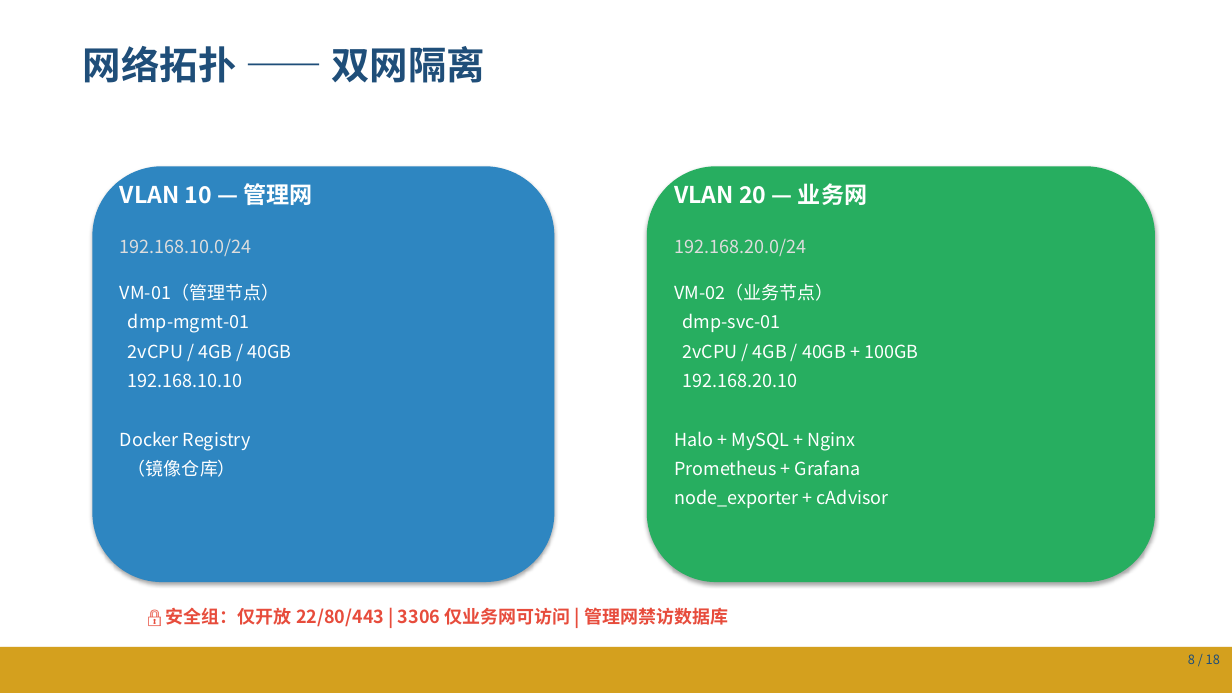
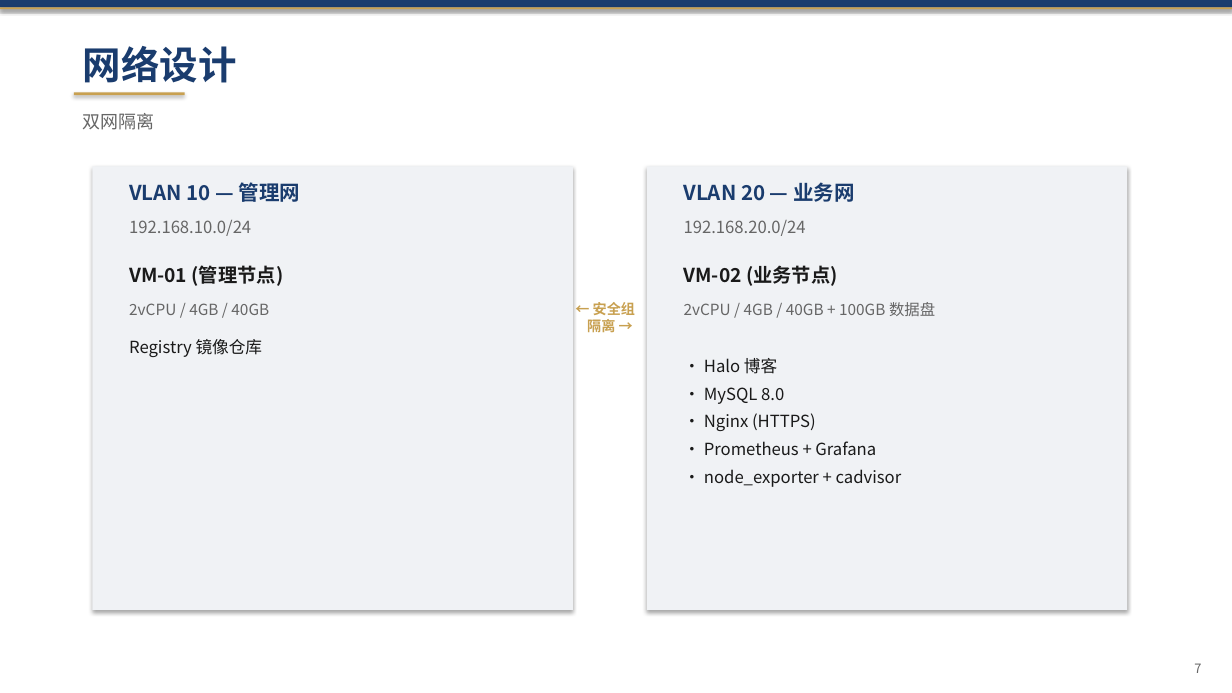
Before and after one commit to solecithovallenato-netizen/snake-game, a slide deck: slide 7 of 作业/交付物/PPT/答辩PPT.pptx (slide 8 before the commit). Drawn at 1232x693 pixels with LibreOffice and Linux fonts; fonts in the diff are those of the drawing. Boxes give left, top, right and bottom in pixels: in the first picture for what was removed or moved away, otherwise in the second. Text is boxed around its words. In the diff, an @@ line names an element or a change of style, - is before the commit and + after.

Commit message:
feat: comprehensive deliverable update
PPT: 18-slide native PPTX (python-pptx, 政务蓝+金)
Tech docs: revision histories, fix architecture diagrams, Grafana HTTP fix
Project mgmt: milestone alignment, add 项目结项, cross-file consistency
Ops scripts: deploy.sh restructured (error handling), backup.sh (lock+verify), SELinux fixes, path consistency
README: reflect updated deliverables

```diff
--- a/作业/交付物/PPT/答辩PPT.pptx
+++ b/作业/交付物/PPT/答辩PPT.pptx
@@ rectangle added at (0,0,1232,7), fill #1A3C6E @@
@@ rectangle added at (0,7,1232,9), fill #C8A050 @@
@@ text added at (83,46,237,83), 30 pt, text #1A3C6E, bold @@
+网络设计
@@ rectangle added at (74,92,185,95), fill #C8A050 @@
@@ text at (83,113,155,130): text changed; size 30 to 14 pt; text colour #1F4E79 to #666666; bold off @@
-网络拓扑 —— 双网隔离
+双网隔离
@@ rounded rectangle removed at (92,166,555,582) @@
@@ rectangle added at (92,166,573,610), fill #F0F2F5 @@
@@ text "VLAN 10 — 管理网": place and size @@
-text "VLAN 10 — 管理网" at (120,179,313,205)
+text "VLAN 10 — 管理网" at (129,182,300,202)
@@ text "VLAN 10 — 管理网" at (129,182,300,202): size 18 to 16 pt, text colour #FFFFFF to #1A3C6E @@
@@ rounded rectangle removed at (647,166,1155,582) @@
@@ rectangle added at (647,166,1128,610), fill #F0F2F5 @@
@@ text "VLAN 20 — 业务网" at (684,182,854,202): size 18 to 16 pt, text colour #FFFFFF to #1A3C6E @@
@@ text "VLAN 20 — 业务网": place and size @@
-text "VLAN 20 — 业务网" at (674,179,867,205)
+text "VLAN 20 — 业务网" at (684,182,854,202)
@@ text "192.168.10.0/24": place and size @@
-text "192.168.10.0/24" at (120,239,252,256)
+text "192.168.10.0/24" at (129,220,251,236)
@@ text "192.168.10.0/24" at (129,220,251,236): size 14 to 13 pt, text colour #DDDDDD to #666666 @@
@@ text "192.168.20.0/24" at (684,220,806,236): size 14 to 13 pt, text colour #DDDDDD to #666666 @@
@@ text "192.168.20.0/24": place and size @@
-text "192.168.20.0/24" at (674,239,806,256)
+text "192.168.20.0/24" at (684,220,806,236)
@@ text added at (129,265,284,286), 15 pt, text #1A1A1A, bold @@
+VM-01 (管理节点)
@@ text added at (684,265,838,286), 15 pt, text #1A1A1A, bold @@
+VM-02 (业务节点)
@@ text removed at (120,284,292,477) @@
-VM-01（管理节点）
-dmp-mgmt-01
-2vCPU / 4GB / 40GB
-192.168.10.10
-Docker Registry
-（镜像仓库）
@@ text added at (129,303,269,315), 12 pt, text #666666 @@
+2vCPU / 4GB / 40GB
@@ text added at (587,302,635,335), 11 pt, text #C8A050, bold @@
+← 安全组
+隔离 →
@@ text added at (684,302,935,316), 12 pt, text #666666 @@
+2vCPU / 4GB / 40GB + 100GB 数据盘
@@ text added at (129,339,263,357), 13 pt, text #1A1A1A @@
+Registry 镜像仓库
@@ text at (704,358,902,487): text changed; size 14 to 13 pt; text colour #FFFFFF to #1A1A1A @@
-VM-02（业务节点）
-dmp-svc-01
-2vCPU / 4GB / 40GB + 100GB
-192.168.20.10
-Halo + MySQL + Nginx
-Prometheus + Grafana
-node_exporter + cAdvisor
+• Halo 博客
+• MySQL 8.0
+• Nginx (HTTPS)
+• Prometheus + Grafana
+• node_exporter + cadvisor
@@ text removed at (166,607,728,627) @@
-🔒 安全组：仅开放 22/80/443 | 3306 仅业务网可访问 | 管理网禁访数据库
@@ rectangle removed at (0,647,1232,693) @@
@@ text removed at (1188,654,1220,664) @@
-8 / 18
@@ text added at (1194,663,1201,673), 10 pt, text #666666 @@
+7
```
Also in this commit, not shown: 17 other slides changed, 19 other files.
